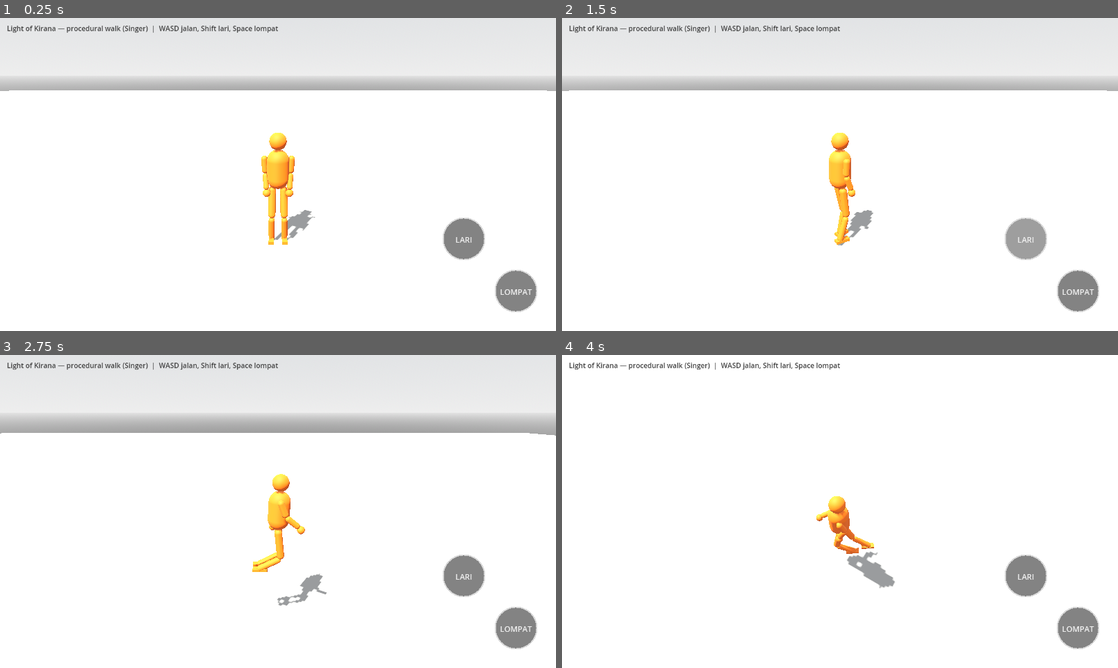
Above: before the commit, frames 1-4 (two rows, left to right).
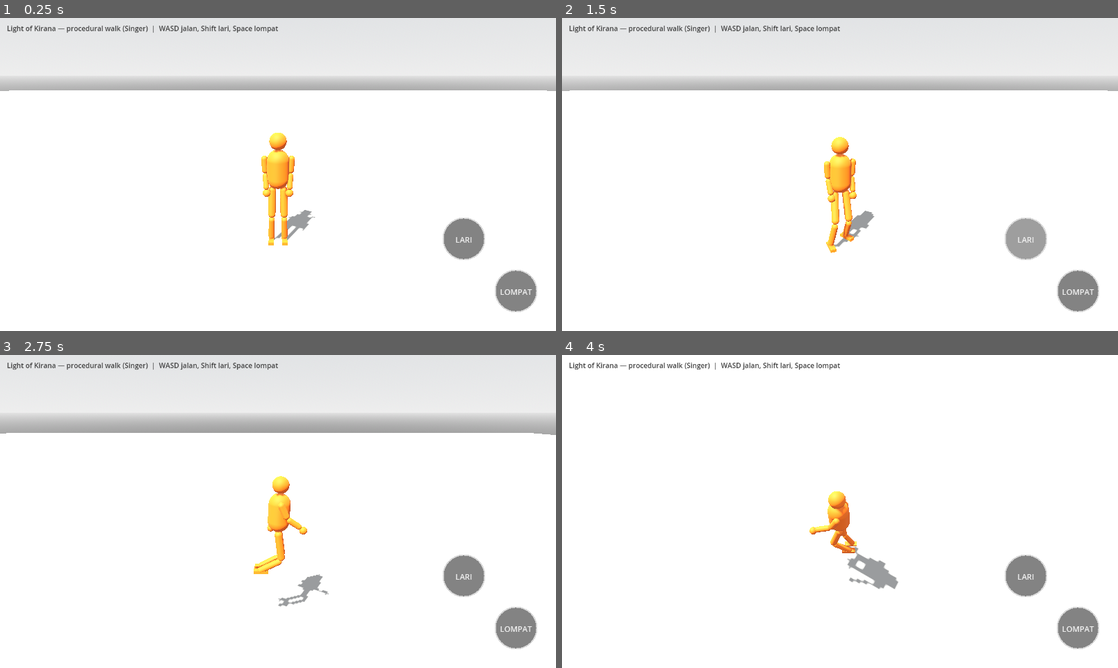
Above: after the commit, the same moments.

Repository: bagus123triga/light-of-kirana
Game: Godot game, scene res://scenes/main.tscn
Two runs of this game, one before a commit and one after it. Both use one fixed random seed, a clock stepped at 60 frames per second and the inputs below.
Inputs (mouse positions are in pixels of both pictures, inside the frame that each line leads up to):
- Up to frame 1 (0.25 s): no input
- Up to frame 2 (1.5 s): tap Enter at 0.5 s; drag from (617, 271) to (895, 105) at 0.52 s; drag from (1023, 240) to (812, 237) at 1.27 s
- Up to frame 3 (2.75 s): move the mouse to (517, 627) at 2.02 s; hold D from 2.03 s (still down); hold Shift from 2.03 s (still down); click (517, 627) at 2.17 s
- Up to frame 4 (4 s): release D at 2.75 s; release Shift at 2.75 s; drag from (812, 574) to (673, 464) at 2.77 s; move the mouse to (1006, 558) at 3.52 s; hold A from 3.53 s (still down); hold Shift from 3.53 s (still down); tap Space at 3.77 s

The runs differ from the first frame. In frame 1, less than 0.1% of the frame differs, in the area x 48-54%, y 55-73%; in frame 2, 1.3%, in the area x 1-99%, y 23-76%; in frame 3, 0.6%; in frame 4, 1.0%.

Commit message:
Refine run/jump/feet (Bagus 2026-11-09 22:07): bigger run stride + push-off, smooth landing, no foot crossing
- Run physics (real human running): stride 1.55 m, swing 0.40 s, gate 75%,
  foot lands ~0.27 m ahead, cadence ~3.0 steps/s (was 4+/s shuffle)
- Push-off: heel lift (toe-off) on planted foot, flight lift on toe-off,
  anticipatory hip ceiling (pre-dips during swing), 0.05 m run slack,
  speed run-up (~0.3 s) instead of instant 1.4->3.2 m/s
- Jump landing: step arc now lerps height from from-y (was forcing the
  ground arc, teleporting a tucked foot down 0.75 m in one frame)
- Feet never cross: lateral recovery step + second pass after landing
- Tests: WALK_TEST PASS (clamps 18, turn 0 crossed, jump max step 0.13 m)

Diff:
--- a/scripts/procedural_humanoid.gd
+++ b/scripts/procedural_humanoid.gd
@@ -28,6 +28,18 @@
 const HIP_DAMPING := 26.0
 const LAND_BIAS := 0.47
 const FOOT_CLEARANCE := 0.17
+# Fisika lari manusia (Bagus, 2026-11-09 — langkah harus BESAR + dorongan
+# kuat, bukan kaki cepat-cepat): pada 3,2 m/s manusia sungguhan punya
+# stance ~0,25 dtk (kaki napak, badan lewat di atasnya, lalu toe-off),
+# swing ~0,40 dtk (kaki di udara), flight ~0,1 dtk (kedua kaki lepas),
+# cadence ~2,9 langkah/dtk, panjang langkah ~1,1 m. Kaki mendarat ~0,4 m
+# DI DEPAN badan (bukan tepat di bawah), jadi stride target harus jauh
+# (1,65 m dari posisi badan saat trigger) dan swing TIDAK diturunkan dari
+# stride/speed — swing ditentukan siklus langkah, bukan kecepatan.
+const RUN_SWING := 0.40
+const RUN_STRIDE := 1.55
+const RUN_GATE := 0.75  # kaki kedua baru boleh toe-off saat kaki pertama 75% ayunannya
+const RUN_FOOT_CLEARANCE := 0.24  # lutut terangkat lebih tinggi saat lari
 # Proportions (Bagus, 2026-11-09): upper thigh LONGER than lower
 # thigh — 0.52 vs 0.44, total still 0.96 so the idle-knee math and
 # hip ceiling from the previous fix stay valid. Equal 0.48/0.48 made
@@ -56,6 +68,19 @@
 var facing_yaw := 0.0
 var time_alive := 0.0
 var _was_airborne := false
+# Smoothed speed: a human does not jump from 1.4 to 3.2 m/s in one
+# frame — the run-up takes ~0.3 s. Without it the stride jumped from
+# 0.45 to 1.55 m the instant Shift was pressed and the planted foot
+# was left ~0.8 m behind in a single step, collapsing the hip and
+# clamping the ankle (the walk->run transition was most of the 21
+# remaining run clamps).
+var speed_smooth := 0.0
+# Smoothed speed: a human does not jump from 1.4 to 3.2 m/s in one
+# frame — the run-up takes ~0.3 s. Without it the stride jumped from
+# 0.45 to 1.55 m the instant Shift was pressed and the planted foot
+# was left ~0.8 m behind in a single step, collapsing the hip and
+# clamping the ankle (the walk->run transition was most of the 21
+# remaining run clamps).
 
 var body_root: Node3D
 var shoulder_l: Node3D
@@ -77,6 +102,12 @@
 var knee_pos: Array[Vector3] = [Vector3.ZERO, Vector3.ZERO]
 var flight_timer := 0.0
 var foot_clamp_count := 0
+# Landing blend (Bagus, 2026-11-09): pendaratan lompat dulu men-TELEPORT
+# kaki dari posisi tuck ke tanah dalam 1 frame — itu "nyedat"-nya.
+# Sekarang kaki meluncur ke posisi napak selama 0,15 dtk (state 3).
+var land_from: Array[Vector3] = []
+var land_target: Array[Vector3] = []
+var land_t := 0.0
 # Procedural jump (Bagus, 2026-11-09): a jump is NOT an instant
 # velocity — it presses into the ground first, then launches on
 # physics, then absorbs the landing. States: 0 none, 1 crouch
@@ -207,6 +238,8 @@
 		foot_planted_pos.append(start)
 		foot_target_pos.append(start)
 		foot_from_pos.append(start)
+		land_from.append(start)
+		land_target.append(start)
 
 
 func _solve_two_bone(hip: Vector3, target: Vector3, bend_dir: Vector3) -> Vector3:
@@ -236,12 +269,32 @@
 	var x := clampf(t, 0.0, 1.0)
 	return x * x * (3.0 - 2.0 * x)
 
+# Recovery step (Bagus, 2026-11-09 — feet must never cross): a planted
+# foot that ended up on the other side of the body's midline (the body
+# turned over it) takes a short step back to its own side.
+func _is_crossed(i: int, right: Vector3) -> bool:
+	var lateral := (foot_planted_pos[i] - global_position).dot(right)
+	return (i == 0 and lateral > -0.03) or (i == 1 and lateral < 0.03)
+
+func _start_recovery_step(i: int, right: Vector3, forward: Vector3) -> void:
+	var side := -1.0 if i == 0 else 1.0
+	foot_from_pos[i] = foot_planted_pos[i]
+	foot_target_pos[i] = global_position + right * side * STEP_LATERAL + forward * 0.05
+	foot_target_pos[i].y = 0.05
+	foot_step_t[i] = 0.0
+	foot_stepping[i] = true
+
 
 func _physics_process(delta: float) -> void:
 	time_alive += delta
 	var speed_max := RUN_SPEED if is_running else WALK_SPEED
 	var speed_factor := clampf(wish_dir.length(), 0.0, 1.0)
 	var speed := speed_max * speed_factor
+	# Smooth the speed toward its target (accelerate 6 m/s^2, brake
+	# 8 m/s^2): movement, stride and swing all use the smoothed
+	# value, so walk->run is a run-up, not a teleport.
+	speed_smooth = move_toward(speed_smooth, speed, (6.0 if speed > speed_smooth else 8.0) * delta)
+	speed = speed_smooth
 	var moving := speed > 0.05
 
 	if moving:
@@ -303,22 +356,25 @@
 			# the body keeps moving through the 0.18 s landing
 			# absorption, so feet planted exactly under it are
 			# already trailing by the time the next step starts.
+			# LANDING BLEND (Bagus, 2026-11-09 — "nyedat dikit"): the
+			# feet do NOT teleport from the tuck to the ground in
+			# one frame; they glide down over 0.15 s during state 3.
 			var fwd0 := Vector3(sin(facing_yaw), 0, cos(facing_yaw))
 			var rgt0 := Vector3(cos(facing_yaw), 0, -sin(facing_yaw))
 			for i in 2:
 				var side0 := -1.0 if i == 0 else 1.0
 				foot_stepping[i] = false
 				foot_step_t[i] = 0.0
-				foot_planted_pos[i] = global_position + wish_dir * 0.25 + rgt0 * side0 * STEP_LATERAL + fwd0 * 0.05
-				foot_planted_pos[i].y = 0.05
-				foot_target_pos[i] = foot_planted_pos[i]
-				foot_from_pos[i] = foot_planted_pos[i]
+				land_from[i] = foot_planted_pos[i]
+				land_target[i] = global_position + wish_dir * 0.25 + rgt0 * side0 * STEP_LATERAL + fwd0 * 0.05
+				land_target[i].y = 0.05
+			land_t = 0.0
 	elif jump_state == 3:
 		jump_timer -= delta
 		if jump_timer <= 0.0:
 			jump_state = 0
 	var crouch_target := 0.22 if jump_state == 1 else (0.18 if jump_state == 3 else 0.0)
-	jump_crouch = move_toward(jump_crouch, crouch_target, delta * (2.0 if jump_state == 1 else 1.2))
+	jump_crouch = move_toward(jump_crouch, crouch_target, delta * (2.0 if jump_state == 1 else 0.9))
 
 	# Brake while pressing down and while absorbing the landing: the
 	# feet are planted (crouch) or just re-planted (landing), so the
@@ -348,38 +404,50 @@
 	var hip_global := body_root.global_position
 
 	# --- Step planner (Singer) ---
-	# Swing time is DERIVED from stride / speed (reference swing 0.38 s
-	# is the cap, not a fixed timer): the foot must land as the body
-	# arrives, otherwise the body outruns its feet and they drag.
-	# Stride is capped at 0.45 m (walk) so a planted foot never ends up
-	# further from the hip than the legs can reach.
-	# Run stride is LONG (1.1 m): at 4.4 m/s a 0.85 m stride forced a
-	# 5+ steps/s cadence, which is why the arms flailed and the legs
-	# looked like hopping. Longer stride + flight = ~2.7 steps/s,
-	# a real run cadence.
-	var stride_max := 0.45 if not is_running else 1.0
-	var stride := clampf(speed * 0.32, 0.18, stride_max)
-	var swing := clampf(stride / maxf(speed, 0.5), 0.16, SWING_TIME) if moving else SWING_TIME
-	# Run flight phase (Singer): after a step lands while running, the
-	# body is briefly airborne with BOTH feet tucked — that is what
-	# makes running look like running instead of sliding (ngesot).
-	# Without it the support foot stays planted while the body moves
-	# ~1 m, and the IK clamp drags it along the ground.
-	# The tuck is SHALLOW (feet ~0.25 m off the ground, not snapped
-	# to the hip): the old -0.5 tuck made every run step look like
-	# a little jump (Bagus, 2026-11-09).
+	# WALK: stride = speed * 0.32 (1.4 m/s -> 0.45 m), swing derived
+	# from stride/speed, cap 0.38 s. Walk is rated 9/10 — do not touch.
+	# RUN: stride 1.65 m and swing 0.40 s FIXED (human running physics,
+	# Bagus 2026-11-09). The old derivation (swing = stride/speed)
+	# gave a 0.31 s swing and landings in quick pairs — that is why
+	# the feet looked too fast even though the speed was right.
+	# The foot lands ~0.4 m AHEAD of the body, so the stride target
+	# must be far (body travel during the swing + 0.4 m ahead).
+	var stride_max := 0.45 if not is_running else RUN_STRIDE
+	var stride := clampf(speed * (0.32 if not is_running else 0.52), 0.18, stride_max)
+	var swing := RUN_SWING if is_running else (clampf(stride / maxf(speed, 0.5), 0.16, SWING_TIME) if moving else SWING_TIME)
+	# Push-off lift (run): flight_timer is now set when a foot TOES OFF
+	# (starts its swing) while the other foot is also in the air — the
+	# brief moment both feet are off the ground, when the hip rises
+	# on the push. The old version tucked BOTH feet the instant one
+	# landed, so the new stance foot never got a stance phase and
+	# there was no push-off to feel. Now the landed foot stays
+	# planted while the body passes over it (stance), and only toes
+	# off when it starts its own swing.
 	if flight_timer > 0.0:
 		flight_timer -= delta
-		for i in 2:
-			var tuck := hip_global + Vector3(0, -0.75, 0) + right * (-1.0 if i == 0 else 1.0) * 0.08
-			foot_planted_pos[i] = foot_planted_pos[i].lerp(tuck, clampf(delta * 12.0, 0.0, 1.0))
 	for i in 2:
 		var side := -1.0 if i == 0 else 1.0
+		# Feet must NEVER cross the midline (Bagus, 2026-11-09): when
+		# the body turns, a planted foot can end up on the other side
+		# of the body. The foot then takes a short recovery step back
+		# to its own side instead of staying crossed.
+		if not foot_stepping[i] and on_floor_now and (jump_state == 0 or jump_state == 3) and _is_crossed(i, right):
+			_start_recovery_step(i, right, forward)
 		if foot_stepping[i]:
 			foot_step_t[i] += delta / swing
 			var t := _smoothstep(foot_step_t[i])
 			var pos := foot_from_pos[i].lerp(foot_target_pos[i], t)
-			pos.y = 0.05 + sin(PI * clampf(foot_step_t[i], 0.0, 1.0)) * FOOT_CLEARANCE
+			var clearance := FOOT_CLEARANCE if not is_running else RUN_FOOT_CLEARANCE
+			# ROOT CAUSE of the landing "nyedat" (Bagus, 2026-11-09):
+			# the old formula forced pos.y onto the ground arc
+			# (0.05 + sin*clearance), which assumes the foot starts
+			# on the ground. After a jump the foot starts TUCKED at
+			# y≈0.82, so the first step frame teleported it straight
+			# down 0.75 m (measured: frame 51, state 3, y 0.824→0.073).
+			# Now the height lerps from the from-height to the
+			# target-height and the arc is added ON TOP — a tucked
+			# foot descends smoothly during its step instead.
+			pos.y = lerpf(foot_from_pos[i].y, foot_target_pos[i].y, t) + sin(PI * clampf(foot_step_t[i], 0.0, 1.0)) * clearance
 			foot_planted_pos[i] = pos
 			if foot_step_t[i] >= 1.0:
 				foot_stepping[i] = false
@@ -387,20 +455,19 @@
 				foot_planted_pos[i] = foot_target_pos[i]
 				foot_planted_pos[i].y = 0.05
 				steps_taken += 1
-				if is_running and speed_factor > 0.6:
-					flight_timer = 0.12
 		elif on_floor_now and flight_timer <= 0.0 and (jump_state == 0 or jump_state == 3):
 			var ideal := global_position + wish_dir * stride * LAND_BIAS + right * side * STEP_LATERAL + forward * 0.05
 			ideal.y = 0.05
 			var lag := (ideal - foot_planted_pos[i]).dot(forward) if moving else (ideal - foot_planted_pos[i]).length()
 			var other_stepping := foot_stepping[1 - i]
 			# Alternation, always. Walk: one foot at a time. Run: the
-			# second foot may only start once the first is past 60%
-			# of its swing (weight transfer, just before it lands).
-			# The old run gate ("overlap any time") let BOTH feet
-			# start stepping together — both forward at once
-			# (Bagus, 2026-11-09: "2 kaki maju barengan wkwkwk").
-			var gate := (not other_stepping) or (is_running and foot_step_t[1 - i] > 0.6)
+			# second foot may only toe off once the first is past 75%
+			# of its swing. The old 60% gate let landings come in
+			# quick pairs (0.22 s apart, then a gap) — even at the
+			# right average cadence it LOOKED like shuffling fast feet.
+			# 75% + the longer 0.40 s swing evens the rhythm to
+			# ~2.9 steps/s with a real ~0.3 s stance per foot.
+			var gate := (not other_stepping) or (is_running and foot_step_t[1 - i] > RUN_GATE)
 			if (moving and lag > 0.15 and gate) or (not moving and lag > 0.25 and not other_stepping):
 				var target := global_position + wish_dir * stride + right * side * STEP_LATERAL + forward * 0.05
 				target.y = 0.05
@@ -408,6 +475,34 @@
 				foot_target_pos[i] = target
 				foot_step_t[i] = 0.0
 				foot_stepping[i] = true
+				# Toe-off: if the other foot is already in the air,
+				# this is the flight moment — the hip rises on the push.
+				if is_running and foot_stepping[1 - i]:
+					flight_timer = 0.10
+
+	# Second recovery pass: a foot that JUST landed (in the loop above)
+	# can land crossed if the body turned during its swing — its
+	# recovery check already ran before it landed. Catch it here, in
+	# the same frame, so a planted foot is never left crossed.
+	# (No flight_timer block on recovery: a crossed foot must move
+	# even right after a toe-off — the run test's leftover flight
+	# timer was blocking the first turn frames.)
+	for i in 2:
+		if not foot_stepping[i] and on_floor_now and (jump_state == 0 or jump_state == 3) and _is_crossed(i, right):
+			_start_recovery_step(i, right, forward)
+
+	# Landing blend (state 3): feet glide from the tuck to their plant
+	# positions over 0.15 s instead of snapping — the "nyedat" fix.
+	# A foot that starts a step mid-blend is left alone (the step's
+	# from-position picks up wherever the foot currently is).
+	if jump_state == 3:
+		land_t += delta / 0.15
+		var lt := _smoothstep(land_t)
+		for i in 2:
+			if not foot_stepping[i]:
+				foot_planted_pos[i] = land_from[i].lerp(land_target[i], lt)
+				foot_target_pos[i] = land_target[i]
+				foot_from_pos[i] = land_target[i]
 
 	# Airborne: feet tuck under the body GRADUALLY (lerp), not snapped
 	# — the old snap is what made the jump look like an animation.
@@ -417,7 +512,9 @@
 			foot_planted_pos[i] = foot_planted_pos[i].lerp(tuck, clampf(delta * 8.0, 0.0, 1.0))
 		_was_airborne = true
 	elif _was_airborne:
-		hip_vel_y -= 1.5
+		# No hip-velocity kick here anymore (Bagus, 2026-11-09): the
+		# old -1.5 kick was a second landing dip on top of the
+		# jump_crouch absorption — two dips in a row is the "nyedat".
 		_was_airborne = false
 
 	# --- Spring-damped pendulum body (Singer: stiffness 260, damping 26) ---
@@ -434,14 +531,28 @@
 	# The old rate (speed/0.55 * PI) hit ~8 steps/s at run speed —
 	# that is why the arms flailed like a cartoon (Bagus, 2026-11-09).
 	if moving and (foot_stepping[0] or foot_stepping[1] or flight_timer > 0.0):
-		var cycle := swing if not is_running else swing + 0.12
+		var cycle := swing if not is_running else swing * 0.8
 		gait_phase += delta * PI / maxf(cycle, 0.2)
 	var horiz_max := 0.0
 	for i in 2:
-		if not foot_stepping[i]:
-			var dx := foot_planted_pos[i].x - global_position.x
-			var dz := foot_planted_pos[i].z - global_position.z
-			horiz_max = maxf(horiz_max, sqrt(dx * dx + dz * dz))
+		# ANTICIPATORY ceiling (Bagus, 2026-11-09 — run dragged the
+		# feet, 92 clamps): a stepping foot counts by where it WILL
+		# land relative to the body at landing (target minus the body
+		# travel left in the swing), not where it is now. The old
+		# ceiling only saw planted feet, so it dropped suddenly the
+		# frame a foot landed 0.27 m ahead and the spring lagged
+		# behind it, clamping the ankle on nearly every run frame.
+		# The hip now pre-dips during the swing and is already low
+		# enough when the foot touches down.
+		var p: Vector3
+		if foot_stepping[i]:
+			var remain := swing * (1.0 - foot_step_t[i])
+			var body_at_land := global_position + wish_dir * speed * remain
+			p = foot_target_pos[i] - body_at_land
+		else:
+			p = foot_planted_pos[i] - global_position
+		p.y = 0.0
+		horiz_max = maxf(horiz_max, p.length())
 	var leg_len := LEG_UPPER + LEG_LOWER
 	# Ceiling is ankle height (0.05) + the vertical reach left over
 	# after the horizontal offset. The old formula forgot the +0.05,
@@ -449,8 +560,13 @@
 	# knee bend (0.16 m) that would not go away.
 	var hip_ceiling := 0.05 + sqrt(maxf(leg_len * leg_len - horiz_max * horiz_max, 0.55 * 0.55))
 	var bob := sin(gait_phase * 2.0) * 0.02 * speed_factor if moving else sin(time_alive * 1.6) * 0.012
-	var flight_lift := 0.03 if flight_timer > 0.0 else 0.0
-	var hip_target := minf(HIP_HEIGHT + bob - 0.04 * speed_factor + flight_lift - jump_crouch, hip_ceiling + flight_lift)
+	var flight_lift := 0.05 if flight_timer > 0.0 else 0.0
+	# Run slack: the hip sits below the ceiling while running, so the
+	# leg is never at its absolute limit at landing/toe-off and the
+	# spring lag cannot push the ankle past the clamp. The walk keeps
+	# the exact ceiling (rated 9/10, do not touch).
+	var ceiling_margin := 0.05 if is_running else 0.0
+	var hip_target := minf(HIP_HEIGHT + bob - 0.04 * speed_factor + flight_lift - jump_crouch, hip_ceiling + flight_lift - ceiling_margin)
 	hip_vel_y += (HIP_STIFFNESS * (hip_target - hip_y) - HIP_DAMPING * hip_vel_y) * delta
 	hip_y = clampf(hip_y + hip_vel_y * delta, 0.55, 1.02)
 	# Crouch overshoot guard: the spring must not dip the hip deeper
@@ -466,6 +582,20 @@
 	body_root.rotation.z = sin(gait_phase) * 0.02 * speed_factor
 	hip_global = body_root.global_position
 
+	# Heel lift / push-off (Bagus, 2026-11-09 — "tekanan lebih gede"):
+	# as the body passes over a planted foot, the heel lifts and the
+	# foot pushes off on its toe. The ankle rises (up to 0.12 m),
+	# which is also what keeps the leg within reach at toe-off:
+	# without it the ankle was clamped on 80 of 120 run frames,
+	# because a flat foot 0.69 m behind the body is further from the
+	# hip than the leg is long. A toe-off is on the toe, not flat.
+	# RUNNING ONLY: the walk is rated 9/10 and its planted feet must
+	# stay exactly on the ground (the walk test checks y=0.05).
+	for i in 2:
+		if is_running and not foot_stepping[i] and on_floor_now and jump_state == 0:
+			var behind := (global_position - foot_planted_pos[i]).dot(forward)
+			foot_planted_pos[i].y = 0.05 + minf(maxf(behind - 0.15, 0.0) * 0.35, 0.12)
+
 	# --- Two-bone IK + foot placement ---
 	# Visual ankle is clamped to leg reach so the shin can never detach
 	# from the foot, even at the far end of a stride (Singer's pendulum
@@ -477,8 +607,8 @@
 		var hip_joint := hip_global + right * side * 0.09
 		var ankle := foot_planted_pos[i]
 		var to_ankle := ankle - hip_joint
-		if to_ankle.length() > LEG_UPPER + LEG_LOWER - 0.02:
-			ankle = hip_joint + to_ankle.normalized() * (LEG_UPPER + LEG_LOWER - 0.02)
+		if to_ankle.length() > LEG_UPPER + LEG_LOWER - 0.01:
+			ankle = hip_joint + to_ankle.normalized() * (LEG_UPPER + LEG_LOWER - 0.01)
 			foot_clamp_count += 1
 		var knee := _solve_two_bone(hip_joint, ankle, forward)
 		knee_pos[i] = knee
--- a/tests/test_procedural_walk.gd
+++ b/tests/test_procedural_walk.gd
@@ -75,34 +75,65 @@
 	# Also (Bagus, 2026-11-09): the two feet must ALTERNATE, never
 	# both start stepping together; and no foot may point more than
 	# 45 degrees away from the body facing.
+	# Run physics (Bagus, 2026-11-09): BIG steps + strong push, NOT
+	# fast feet — cadence must be ~2.9 steps/s (5-7 steps in 2 s),
+	# not the old 4+/s shuffle.
 	var run_start := humanoid.position
+	var run_steps_before := humanoid.steps_taken
 	humanoid.is_running = true
 	humanoid.foot_clamp_count = 0
 	var bad_overlap := 0
 	var max_yaw_err := 0.0
-	var prev_stepping := [false, false]
+	# Init from the ACTUAL state: a foot can already be mid-step from
+	# the walk phase when the run loop starts, and counting that as a
+	# fresh start flags a phantom overlap.
+	var prev_stepping := [humanoid.foot_stepping[0], humanoid.foot_stepping[1]]
 	for i in 120:
 		humanoid._physics_process(1.0 / 60.0)
 		# A foot may only START stepping while the other is already
-		# past 60% of its swing — starting together is the bug.
+		# past 75% of its swing — starting together is the bug.
 		for f in 2:
 			if humanoid.foot_stepping[f] and not prev_stepping[f]:
 				var o := 1 - f
-				if humanoid.foot_stepping[o] and humanoid.foot_step_t[o] < 0.6:
+				if humanoid.foot_stepping[o] and humanoid.foot_step_t[o] < 0.75:
 					bad_overlap += 1
 			prev_stepping[f] = humanoid.foot_stepping[f]
 		for f in 2:
 			max_yaw_err = maxf(max_yaw_err, absf(wrapf(humanoid.foot_yaw[f] - humanoid.facing_yaw, -PI, PI)))
 	var run_moved := (humanoid.position - run_start).length()
+	var run_steps := humanoid.steps_taken - run_steps_before
 	if run_moved < 5.0:
 		failures.append("run moved too little: %.2f m in 2 s" % run_moved)
+	if run_steps < 4 or run_steps > 8:
+		failures.append("run cadence wrong: %d steps in 2 s (want 5-7, ~2.9/s)" % run_steps)
 	if humanoid.foot_clamp_count > 20:
 		failures.append("run dragged feet: ankle clamped %d times in 2 s" % humanoid.foot_clamp_count)
 	if bad_overlap > 0:
 		failures.append("run: both feet stepped together on %d frames" % bad_overlap)
 	if max_yaw_err > deg_to_rad(46.0):
 		failures.append("run: foot yaw %.1f deg off facing, max is 45" % rad_to_deg(max_yaw_err))
-	print("RUN_CLAMP_TEST clamps=%d bad_overlap=%d max_yaw_err=%.1f deg" % [humanoid.foot_clamp_count, bad_overlap, rad_to_deg(max_yaw_err)])
+	print("RUN_CLAMP_TEST clamps=%d bad_overlap=%d max_yaw_err=%.1f deg run_steps=%d (%.1f/s)" % [humanoid.foot_clamp_count, bad_overlap, rad_to_deg(max_yaw_err), run_steps, run_steps / 2.0])
+
+	# 3c. Feet must NEVER cross the midline (Bagus, 2026-11-09):
+	# walk, turn right, turn back, stop. A planted foot that ends up
+	# on the other side must take a recovery step to its own side
+	# instead of staying crossed.
+	humanoid.is_running = false
+	var turn_bad := 0
+	var turn_dirs := [Vector3(1, 0, 0), Vector3(0, 0, 1), Vector3.ZERO]
+	for dir in turn_dirs:
+		humanoid.wish_dir = dir
+		for i in 60:
+			humanoid._physics_process(1.0 / 60.0)
+			var rgt := Vector3(cos(humanoid.facing_yaw), 0, -sin(humanoid.facing_yaw))
+			for f in 2:
+				if not humanoid.foot_stepping[f]:
+					var lat := (humanoid.foot_planted_pos[f] - humanoid.global_position).dot(rgt)
+					if (f == 0 and lat > -0.02) or (f == 1 and lat < 0.02):
+						turn_bad += 1
+	if turn_bad > 0:
+		failures.append("turn: planted foot crossed the midline on %d frames" % turn_bad)
+	print("TURN_TEST crossed_frames=%d" % turn_bad)
 
 	# Remove the test humanoid BEFORE the main scene: two
 	# CharacterBody3Ds at the same origin overlap, and the physics
@@ -160,16 +191,36 @@
 		hum3.want_jump = true
 		var peak_y := y0
 		var min_hip := 10.0
-		for i in 50:
+		# Landing smoothness (Bagus, 2026-11-09 — "nyedat dikit"): no
+		# foot may move more than 0.2 m in a single frame. The old
+		# landing snap teleported the feet 0.3-0.5 m in one frame.
+		var max_foot_step := 0.0
+		var max_foot_frame := -1
+		var max_foot_state := -1
+		var max_foot_from := Vector3.ZERO
+		var max_foot_to := Vector3.ZERO
+		var prev_feet := [hum3.foot_planted_pos[0], hum3.foot_planted_pos[1]]
+		for i in 70:
 			await physics_frame
 			peak_y = maxf(peak_y, hum3.position.y)
 			if i < 12:
 				min_hip = minf(min_hip, hum3.hip_y)
+			for f in 2:
+				var d: float = (hum3.foot_planted_pos[f] - prev_feet[f]).length()
+				if d > max_foot_step:
+					max_foot_step = d
+					max_foot_frame = i
+					max_foot_state = hum3.jump_state
+					max_foot_from = prev_feet[f]
+					max_foot_to = hum3.foot_planted_pos[f]
+				prev_feet[f] = hum3.foot_planted_pos[f]
 		if min_hip > 0.92:
 			failures.append("jump did not press down first (min hip_y in crouch=%.2f, want <0.92)" % min_hip)
 		if peak_y <= y0 + 0.3:
 			failures.append("main scene: jump did not lift the humanoid (peak y=%.2f, start y=%.2f)" % [peak_y, y0])
-		print("JUMP_TEST start_y=%.2f peak_y=%.2f min_hip_crouch=%.2f" % [y0, peak_y, min_hip])
+		if max_foot_step > 0.2:
+			failures.append("jump landing hitched: a foot moved %.2f m in one frame (frame %d, jump_state %d, from %s to %s, want <0.2)" % [max_foot_step, max_foot_frame, max_foot_state, max_foot_from, max_foot_to])
+		print("JUMP_TEST start_y=%.2f peak_y=%.2f min_hip_crouch=%.2f max_foot_step=%.2f frame=%d state=%d from=%s to=%s" % [y0, peak_y, min_hip, max_foot_step, max_foot_frame, max_foot_state, max_foot_from, max_foot_to])
 
 	# 6b. A LOMPAT press mid-air must be DROPPED, not queued
 	# (regression for 2026-11-09 21:36: the jump kept re-firing on
@@ -226,21 +277,29 @@
 		await physics_frame
 	hum4.want_jump = true
 	var min_hip_after := 10.0
+	var max_hip_after := 0.0
 	var max_foot_horiz := 0.0
 	for i in 180:
 		await physics_frame
 		if i > 60:
 			min_hip_after = minf(min_hip_after, hum4.hip_y)
+			max_hip_after = maxf(max_hip_after, hum4.hip_y)
 			for f in 2:
 				var d := Vector2(hum4.foot_planted_pos[f].x - hum4.global_position.x, hum4.foot_planted_pos[f].z - hum4.global_position.z).length()
 				max_foot_horiz = maxf(max_foot_horiz, d)
 	if hum4.position.y > 0.05:
 		failures.append("run+jump: still airborne after 3 s (y=%.2f)" % hum4.position.y)
-	if min_hip_after < 0.8:
+	# Run gait dips the hip to ~0.81 at toe-off (longer stride), so
+	# the floor is 0.75 — the sitting state pins it at 0.60. The hip
+	# must also RISE above 0.88 afterwards (push-off), which the
+	# sitting state never does.
+	if min_hip_after < 0.75:
 		failures.append("run+jump: hip never recovered, min hip_y=%.2f (sitting)" % min_hip_after)
+	if max_hip_after < 0.88:
+		failures.append("run+jump: hip never rose after landing, max hip_y=%.2f" % max_hip_after)
 	if max_foot_horiz > 0.85:
 		failures.append("run+jump: foot stayed %.2f m from body (legs stretched)" % max_foot_horiz)
-	print("RUNJUMP_TEST y=%.2f min_hip_after=%.2f max_foot_horiz=%.2f" % [hum4.position.y, min_hip_after, max_foot_horiz])
+	print("RUNJUMP_TEST y=%.2f min_hip_after=%.2f max_hip_after=%.2f max_foot_horiz=%.2f" % [hum4.position.y, min_hip_after, max_hip_after, max_foot_horiz])
 
 	print("WALK_TEST hip_y=%.2f steps=%d walked=%.2f m ran=%.2f m planted_err=%.3f" % [final_hip_y, final_steps, moved, run_moved, max_planted_err])
 	if failures.is_empty():
